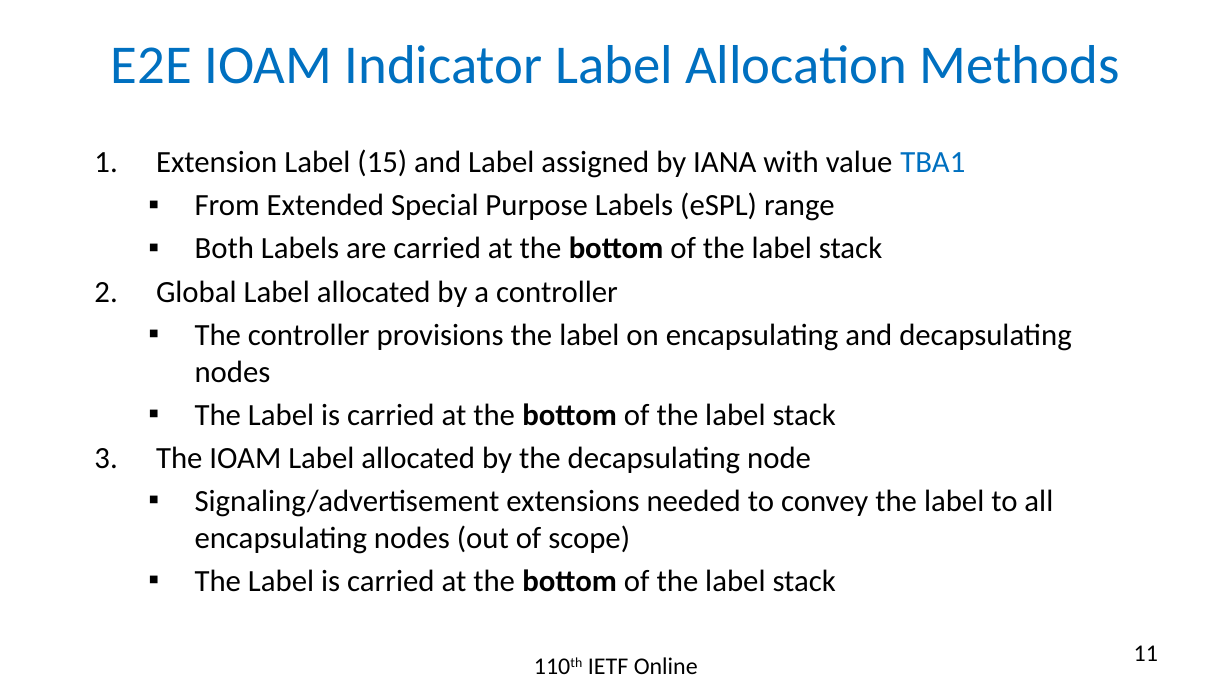
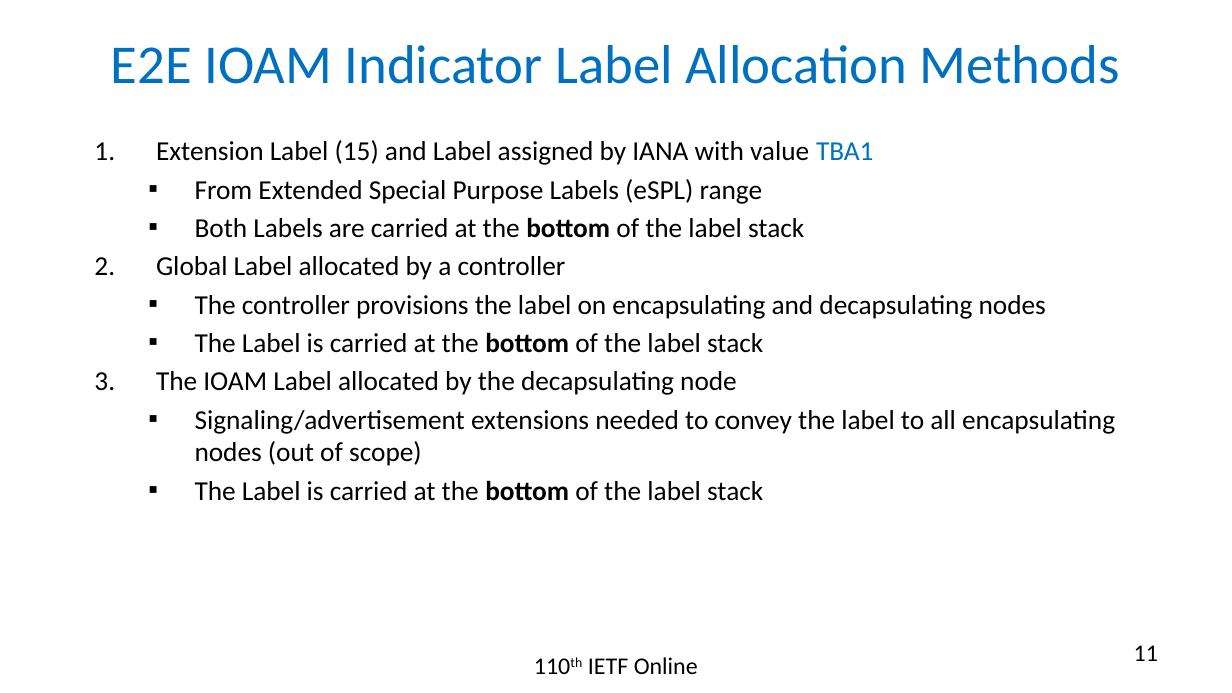
Before and after one commit to rakgandhi/ietf-slides, a slide deck: slide 11 of draft-gandhi-mpls-ioam-sr-06.pptx. Drawn at 1232x693 pixels with LibreOffice and Linux fonts; fonts in the diff are those of the drawing. Boxes give left, top, right and bottom in pixels: in the first picture for what was removed or moved away, otherwise in the second. Text is boxed around its words. In the diff, an @@ line names an element or a change of style, - is before the commit and + after.

```diff
--- a/draft-gandhi-mpls-ioam-sr-06.pptx
+++ b/draft-gandhi-mpls-ioam-sr-06.pptx
@@ text "Extension Label (15) and Label ...": place and size @@
-text "Extension Label (15) and Label ..." at (156,149,1072,592)
+text "Extension Label (15) and Label ..." at (156,140,1115,501)
@@ text "Extension Label (15) and Label ..." at (156,140,1115,501): size 18 to 16 pt @@
```
Also in this commit, not shown: 6 other slides changed, 1 other file.
